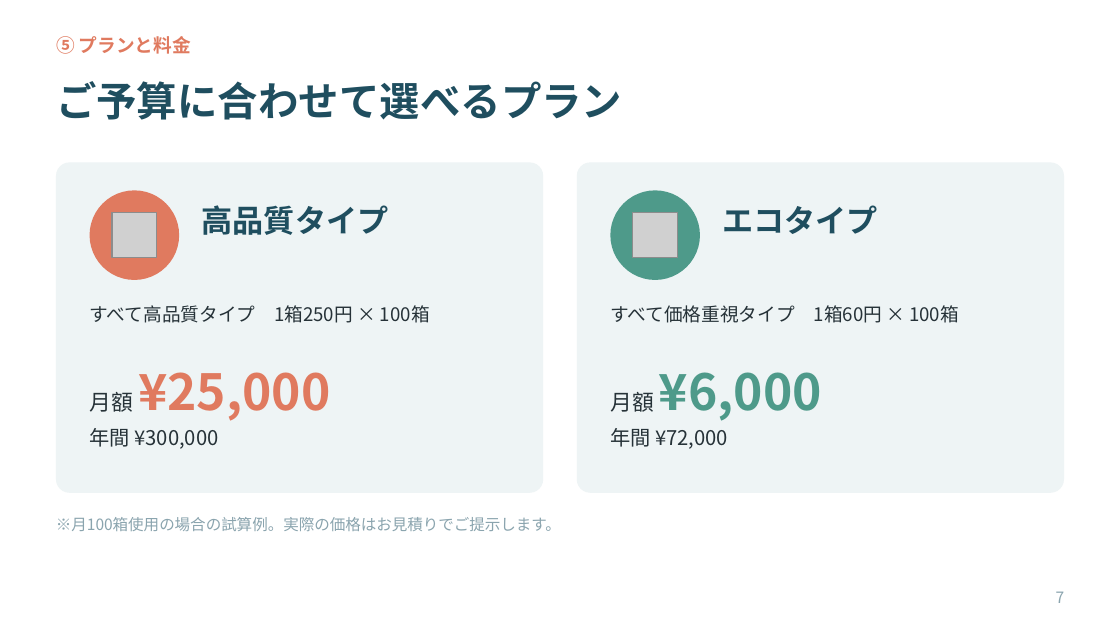
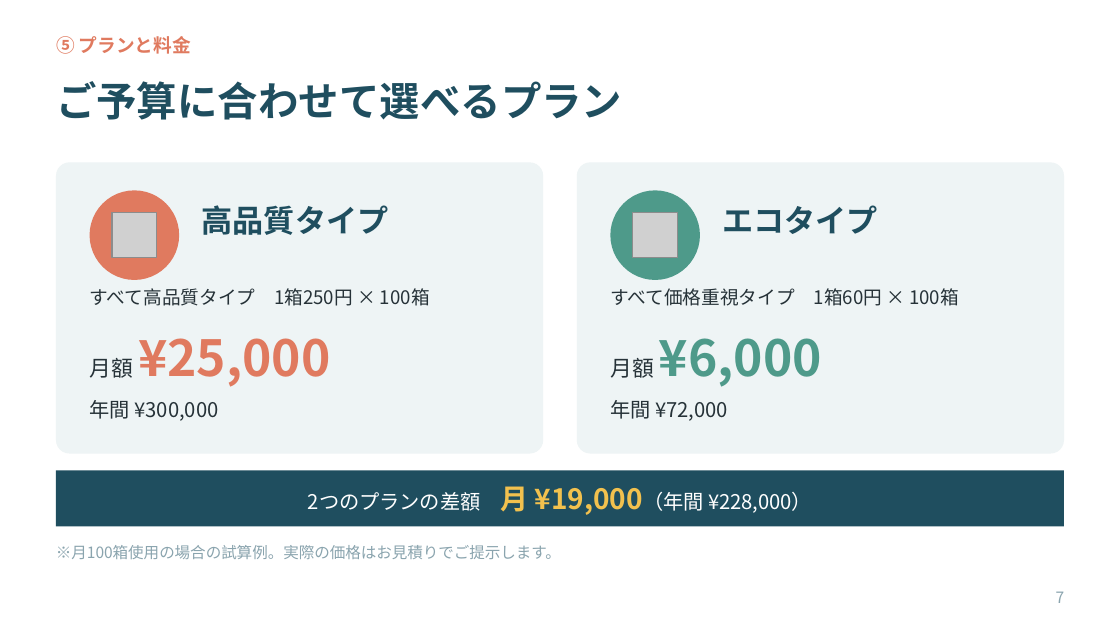
Before and after one commit to ha19870907-a11y/turbo-disco, a slide deck: slide 7 of tissue_sales_roleplay.pptx. Drawn at 1120x630 pixels with LibreOffice and Linux fonts; fonts in the diff are those of the drawing; grey boxes stand for pictures. Boxes give left, top, right and bottom in pixels: in the first picture for what was removed or moved away, otherwise in the second. Text is boxed around its words. In the diff, an @@ line names an element or a change of style, - is before the commit and + after.

```diff
--- a/tissue_sales_roleplay.pptx
+++ b/tissue_sales_roleplay.pptx
@@ rounded rectangle: place and size @@
-rounded rectangle at [56, 162, 543, 493]
+rounded rectangle at [56, 162, 543, 454]
@@ rounded rectangle at [56, 162, 543, 454]: proportions changed @@
@@ rounded rectangle at [577, 162, 1064, 454]: proportions changed @@
@@ rounded rectangle: place and size @@
-rounded rectangle at [577, 162, 1064, 493]
+rounded rectangle at [577, 162, 1064, 454]
@@ text "すべて高品質タイプ 1箱250円 × 100箱": place and size @@
-text "すべて高品質タイプ 1箱250円 × 100箱" at [90, 305, 430, 323]
+text "すべて高品質タイプ 1箱250円 × 100箱" at [90, 288, 430, 306]
@@ text "すべて価格重視タイプ 1箱60円 × 100箱": place and size @@
-text "すべて価格重視タイプ 1箱60円 × 100箱" at [610, 305, 959, 323]
+text "すべて価格重視タイプ 1箱60円 × 100箱" at [610, 288, 959, 306]
@@ text "月額 ¥25,000": place and size @@
-text "月額 ¥25,000" at [90, 372, 330, 421]
+text "月額 ¥25,000" at [90, 338, 330, 387]
@@ text "月額 ¥6,000": place and size @@
-text "月額 ¥6,000" at [610, 372, 822, 421]
+text "月額 ¥6,000" at [610, 338, 822, 387]
@@ text "年間 ¥300,000": place and size @@
-text "年間 ¥300,000" at [90, 428, 218, 449]
+text "年間 ¥300,000" at [90, 400, 218, 421]
@@ text "年間 ¥72,000": place and size @@
-text "年間 ¥72,000" at [610, 428, 728, 449]
+text "年間 ¥72,000" at [610, 400, 728, 421]
@@ rectangle added at [56, 470, 1064, 526], fill #1F4E5F @@
@@ text added at [308, 486, 812, 515], 13 pt, text #FFFFFF @@
+2つのプランの差額 月 ¥19,000（年間 ¥228,000）
@@ text "※月100箱使用の場合の試算例。実際の価格はお見積りでご提示します。": place and size @@
-text "※月100箱使用の場合の試算例。実際の価格はお見積りでご提示します。" at [56, 517, 561, 531]
+text "※月100箱使用の場合の試算例。実際の価格はお見積りでご提示します。" at [56, 545, 561, 559]
```
Also in this commit, not shown: 1 other file.
